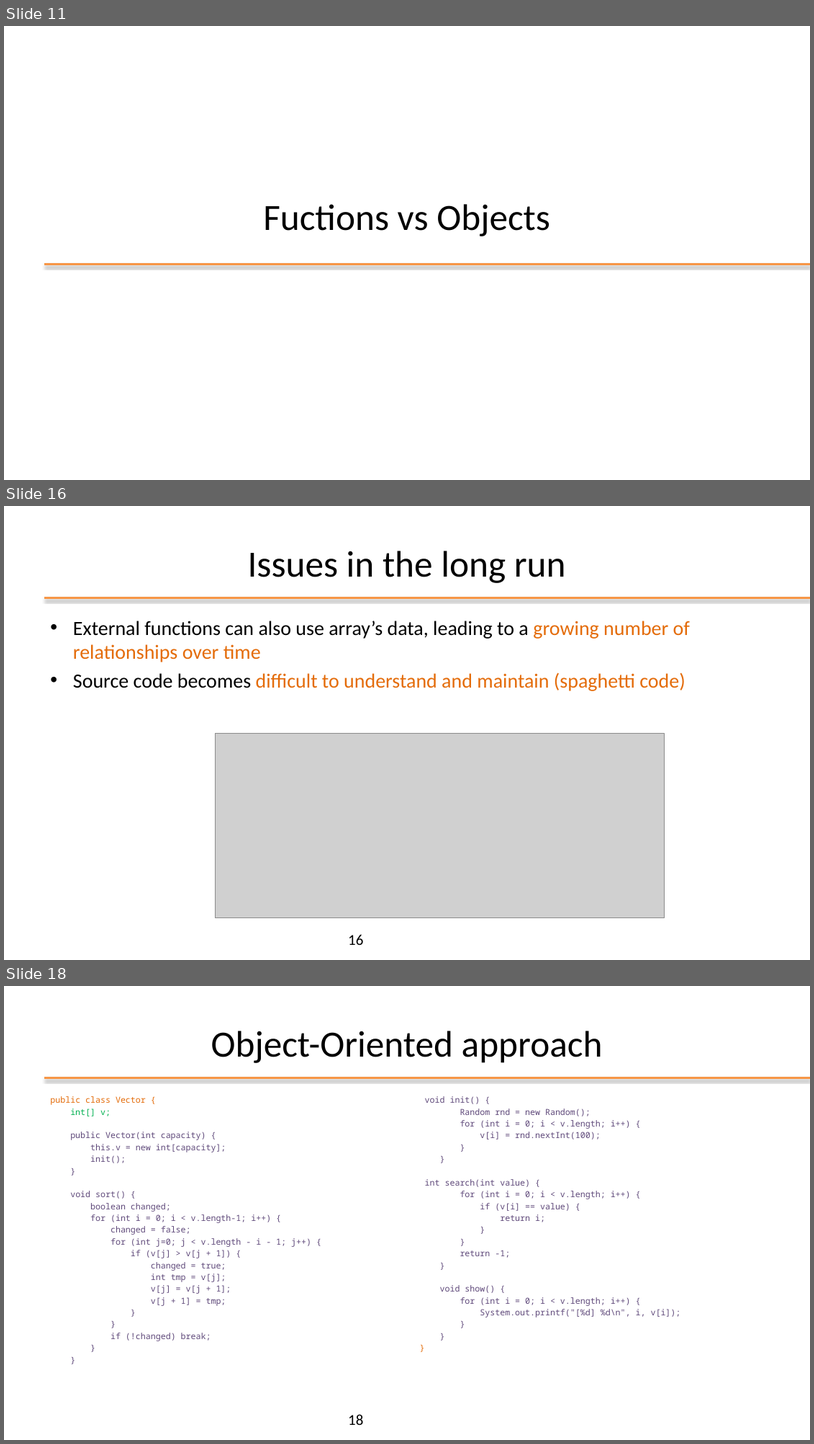
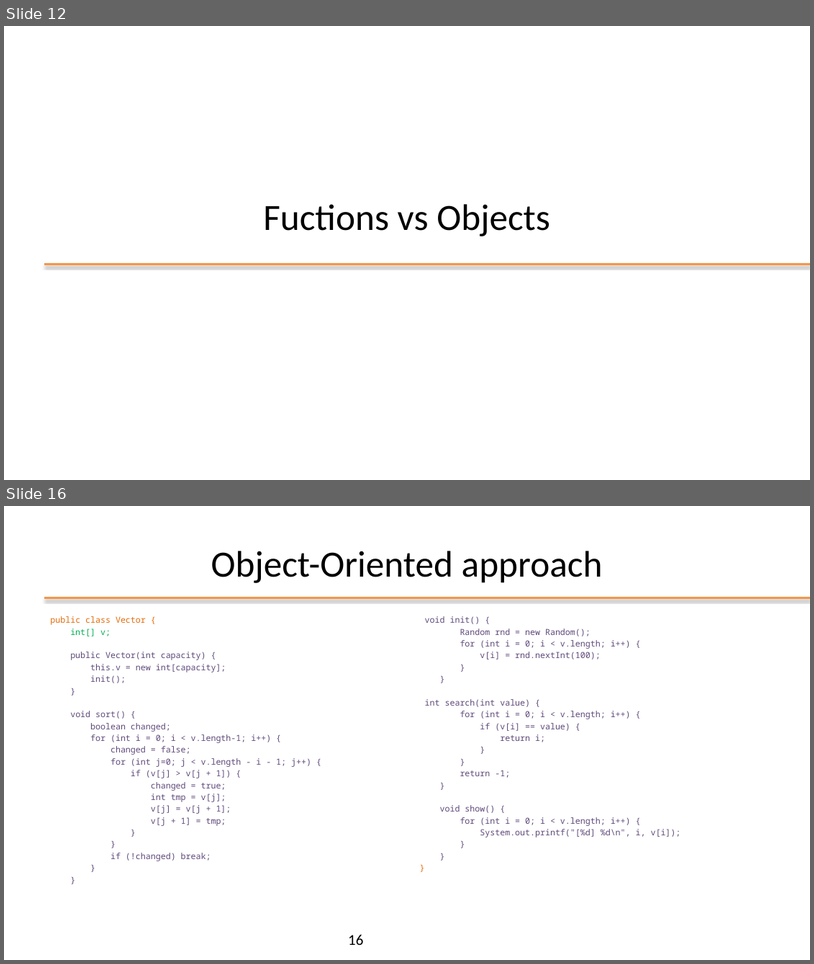
Before and after one commit to plctechnician/ooprogramming, a slide deck: java/slides/ppt/01 - Java From Functions to Objects.pptx. Shown one above the other, each under a label of ours: slides 11, 16 and 18 before the commit, slides 12 and 16 after it; the slides between them are not shown. The pictures are 814x1444 and 814x964 pixels, drawn with LibreOffice and Linux fonts; fonts in the diff are those of the drawing; grey boxes stand for pictures; background and template pictures are left out. Boxes give left, top, right and bottom in pixels: in the first picture for what was removed or moved away, otherwise in the second. Text is boxed around its words. In the diff, an @@ line names an element or a change of style, - is before the commit and + after.

```diff
--- a/java/slides/ppt/01 - Java From Functions to Objects.pptx
+++ b/java/slides/ppt/01 - Java From Functions to Objects.pptx
@@ slide 16 removed at box(4, 506, 810, 960), background #FFFFFF; not listed: 1 template element that a slide beside it also shows @@
@@ title removed at box(248, 551, 566, 583) @@
-Issues in the long run
@@ text removed at box(73, 620, 690, 691) @@
-• External functions can also use array’s data, leading to a growing number of relationships over time
-• Source code becomes difficult to understand and maintain (spaghetti code)
@@ picture removed at box(215, 733, 665, 918) @@
@@ page number removed at box(348, 934, 363, 944) @@
-16
@@ what was slide 11 is now slide 12 @@
@@ what was slide 18 is now slide 16 @@
@@ page number at box(348, 934, 363, 944): text changed @@
-18
+16
```
Also in this commit, not shown: 10 slides changed, 1 slide added, 8 other slides removed, 3 other files.
